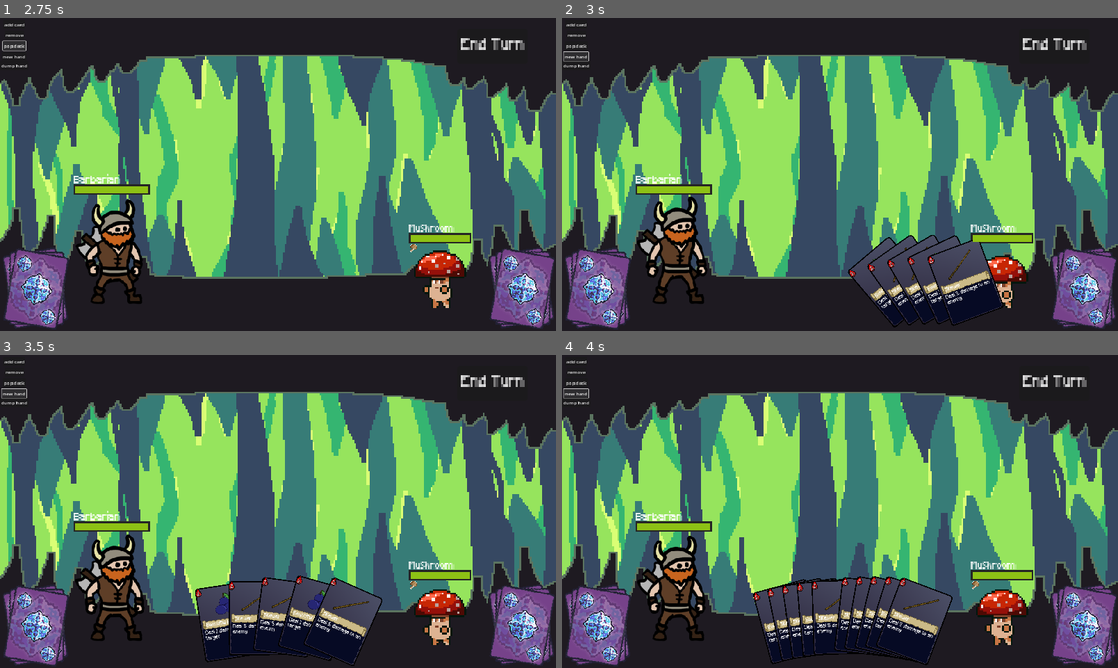
Above: before the commit, frames 1-4 (two rows, left to right).
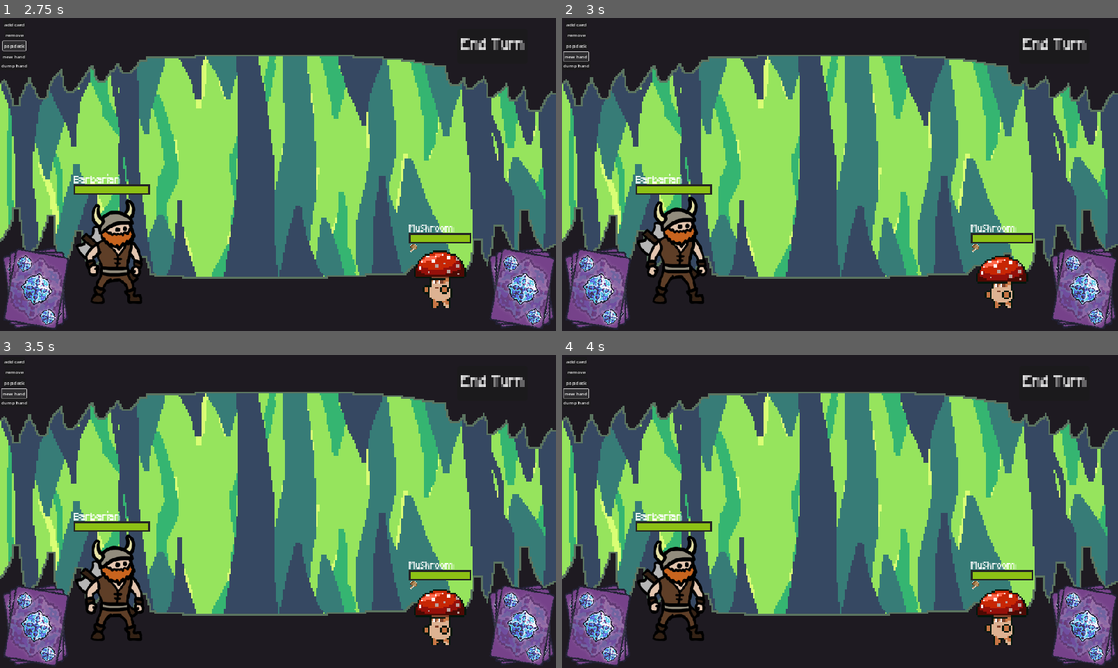
Above: after the commit, the same moments.

Repository: Excellund/DungeonsForDinner
Game: Godot game, scene res://scenes/main_menu.tscn
Two runs of this game, one before a commit and one after it. Both use one fixed random seed, a clock stepped at 60 frames per second and the inputs below.
Inputs:
- Up to frame 1 (2.75 s): click "Expedition" at 0.5 s; click "add card" at 1.25 s; click "pop deck" at 2 s
- Up to frame 2 (3 s): click "new hand" at 2.75 s
- Up to frame 3 (3.5 s): no input
- Up to frame 4 (4 s): click "new hand" at 3.5 s

Frame 1 is identical in both runs. In frame 2, 3.7% of the frame differs, in the area x 51-80%, y 69-99%; in frame 3, 3.7%; in frame 4, 4.2%, in the area x 34-71%, y 70-100%.
Error after the commit: Parse Error: Function "initialize_deck()" is a coroutine, so it must be called with "await". (res://scripts/CardManager.gd:96)

Commit message:
Added end of encounter rewards

Diff:
--- a/scenes/game.tscn
+++ b/scenes/game.tscn
@@ -1,7 +1,8 @@
-[gd_scene load_steps=7 format=3 uid="uid://ec3qd12oua7e"]
+[gd_scene load_steps=8 format=3 uid="uid://ec3qd12oua7e"]
 
 [ext_resource type="PackedScene" uid="uid://bdc1u3sbd01uv" path="res://scenes/player.tscn" id="1_5bd40"]
 [ext_resource type="Script" path="res://scripts/managers/GameManager.gd" id="1_sdyc4"]
+[ext_resource type="PackedScene" uid="uid://cb65obavqu03x" path="res://scenes/reward_screen.tscn" id="2_0vsnf"]
 [ext_resource type="PackedScene" uid="uid://py1g2yjp0m27" path="res://scenes/pause_menu.tscn" id="2_b1o27"]
 [ext_resource type="Texture2D" uid="uid://chqpq40r8y643" path="res://assets/underworld.png" id="2_sxpan"]
 [ext_resource type="PackedScene" uid="uid://d0n583wftgd7a" path="res://scenes/end_turn.tscn" id="5_d12c0"]
@@ -12,6 +13,9 @@
 player = NodePath("Player")
 end_turn_button = NodePath("End Turn")
 timer = NodePath("Timer")
+
+[node name="RewardScreen" parent="." instance=ExtResource("2_0vsnf")]
+visible = false
 
 [node name="Pause Menu" parent="." instance=ExtResource("2_b1o27")]
 top_level = true
--- /dev/null
+++ b/scenes/reward_screen.tscn
@@ -0,0 +1,100 @@
+[gd_scene load_steps=6 format=3 uid="uid://cb65obavqu03x"]
+
+[ext_resource type="Script" path="res://scripts/RewardScreen.gd" id="1_bmnbu"]
+[ext_resource type="PackedScene" uid="uid://dut3eu6qebkab" path="res://scenes/card.tscn" id="1_qmhyb"]
+[ext_resource type="Resource" uid="uid://blaadinjv8fqm" path="res://resources/Cards/skewer_card.tres" id="2_pca35"]
+[ext_resource type="Resource" uid="uid://ce4qmuel6eel6" path="res://resources/Cards/bountiful_berry_card.tres" id="3_bhnjq"]
+
+[sub_resource type="StyleBoxFlat" id="StyleBoxFlat_sm4ev"]
+bg_color = Color(0.114897, 0.114897, 0.114897, 1)
+corner_radius_top_left = 5
+corner_radius_top_right = 5
+corner_radius_bottom_right = 5
+corner_radius_bottom_left = 5
+
+[node name="RewardScreen" type="CanvasLayer" node_paths=PackedStringArray("left_card", "mid_card", "right_card")]
+process_mode = 3
+follow_viewport_enabled = true
+script = ExtResource("1_bmnbu")
+low_tier_rewards = Array[Resource("res://resources/Cards/CardData.gd")]([ExtResource("2_pca35"), ExtResource("3_bhnjq"), ExtResource("3_bhnjq")])
+left_card = NodePath("PanelContainer/HBoxContainer/LeftButton/LeftCard")
+mid_card = NodePath("PanelContainer/HBoxContainer/MidButton/MidCard")
+right_card = NodePath("PanelContainer/HBoxContainer/RightButton/RightCard")
+
+[node name="ColorRect" type="ColorRect" parent="."]
+anchors_preset = 15
+anchor_right = 1.0
+anchor_bottom = 1.0
+grow_horizontal = 2
+grow_vertical = 2
+color = Color(0, 0, 0, 0.2)
+
+[node name="PanelContainer" type="PanelContainer" parent="."]
+anchors_preset = 8
+anchor_left = 0.5
+anchor_top = 0.5
+anchor_right = 0.5
+anchor_bottom = 0.5
+offset_left = -553.0
+offset_top = -258.0
+offset_right = 581.0
+offset_bottom = 154.0
+grow_horizontal = 2
+grow_vertical = 2
+theme_override_styles/panel = SubResource("StyleBoxFlat_sm4ev")
+
+[node name="Label" type="Label" parent="PanelContainer"]
+layout_mode = 2
+size_flags_horizontal = 4
+size_flags_vertical = 8
+theme_override_font_sizes/font_size = 30
+text = "Pick a Card"
+horizontal_alignment = 1
+
+[node name="HBoxContainer" type="HBoxContainer" parent="PanelContainer"]
+layout_mode = 2
+theme_override_constants/separation = 150
+alignment = 1
+metadata/_edit_use_anchors_ = true
+
+[node name="LeftButton" type="Button" parent="PanelContainer/HBoxContainer"]
+custom_minimum_size = Vector2(192, 256)
+layout_mode = 2
+size_flags_horizontal = 4
+size_flags_vertical = 4
+flat = true
+
+[node name="LeftCard" parent="PanelContainer/HBoxContainer/LeftButton" instance=ExtResource("1_qmhyb")]
+offset_right = 192.0
+offset_bottom = 256.0
+mouse_filter = 1
+
+[node name="MidButton" type="Button" parent="PanelContainer/HBoxContainer"]
+custom_minimum_size = Vector2(192, 256)
+layout_mode = 2
+size_flags_horizontal = 4
+size_flags_vertical = 4
+flat = true
+
+[node name="MidCard" parent="PanelContainer/HBoxContainer/MidButton" instance=ExtResource("1_qmhyb")]
+layout_mode = 0
+offset_right = 192.0
+offset_bottom = 256.0
+mouse_filter = 1
+
+[node name="RightButton" type="Button" parent="PanelContainer/HBoxContainer"]
+custom_minimum_size = Vector2(192, 256)
+layout_mode = 2
+size_flags_horizontal = 4
+size_flags_vertical = 4
+flat = true
+
+[node name="RightCard" parent="PanelContainer/HBoxContainer/RightButton" instance=ExtResource("1_qmhyb")]
+layout_mode = 0
+offset_right = 192.0
+offset_bottom = 256.0
+mouse_filter = 1
+
+[connection signal="pressed" from="PanelContainer/HBoxContainer/LeftButton" to="." method="_on_left_button_pressed"]
+[connection signal="pressed" from="PanelContainer/HBoxContainer/MidButton" to="." method="_on_mid_button_pressed"]
+[connection signal="pressed" from="PanelContainer/HBoxContainer/RightButton" to="." method="_on_right_button_pressed"]
--- a/scripts/CardManager.gd
+++ b/scripts/CardManager.gd
@@ -3,6 +3,7 @@
 @export var deck: CardPile
 @export var hand: Hand
 @export var discard: CardPile
+@export var card_scene: PackedScene
 @export var persistent_deck: StartingDeck
 @export var starting_hand_size: int
 
@@ -12,13 +13,14 @@
 	SignalBus.end_of_turn.connect(_on_turn_end)
 	SignalBus.end_of_encounter.connect(_on_end_of_encounter)
 	SignalBus.card_effect_resolved.connect(_on_card_effect_resolved)
+	SignalBus.request_add_card_to_perm_deck.connect(_on_request_add_card_to_perm_deck)
 
 #TODO bug when deck and discard are both empty
 func _on_start_of_encounter():
 	deck.suffle_pile()
 
 
-func _on_end_of_encounter():
+func _on_end_of_encounter(_encounter):
 	#depending on order also need to move cards from hand to discard
 	_refresh_draw_pile()
 
@@ -85,11 +87,15 @@
 		card.queue_free()
 
 
+func _on_request_add_card_to_perm_deck(data: CardData):
+	var new_card = card_scene.instantiate()
+	new_card.set_card_data(data)
+	persistent_deck.true_deck.append(new_card)
+
 func _on_pop_deck_pressed():
-	var new_deck = await persistent_deck.initialize_deck()
+	var new_deck = persistent_deck.initialize_deck().duplicate()
 	deck.deck = new_deck
 	deck.suffle_pile()
-
 
 
 func _on_new_hand_pressed():
--- a/scripts/Encounter.gd
+++ b/scripts/Encounter.gd
@@ -4,6 +4,7 @@
 
 var enemies: Array[PackedScene]
 var locations: Array[Vector2]
+var rewards: Array[CardData]
 
 func _init(enemies: Array[PackedScene], locations: Array[Vector2]):
 	self.enemies = enemies
--- /dev/null
+++ b/scripts/RewardScreen.gd
@@ -0,0 +1,58 @@
+extends CanvasLayer
+
+
+@export_group("base card rewards")
+@export var low_tier_rewards: Array[CardData]
+
+@export_group("cards")
+@export var left_card: Card
+@export var mid_card: Card
+@export var right_card: Card
+
+var is_card_selected = false
+
+
+func _ready():
+	SignalBus.end_of_encounter.connect(_on_end_of_encounter)
+
+
+func set_up_reward_screen(rewards: Array[CardData], reward_tier: int):
+	self.get_tree().paused = true
+	is_card_selected = false
+	var possible_rewards: Array[CardData] = rewards + low_tier_rewards
+	print(possible_rewards)
+	possible_rewards.shuffle()
+	self.left_card.set_card_data(possible_rewards[0])
+	self.mid_card.set_card_data(possible_rewards[1])
+	self.right_card.set_card_data(possible_rewards[2])
+	self.visible = true
+
+
+func _on_end_of_encounter(encounter: Encounter):
+	set_up_reward_screen(encounter.rewards, 1)
+
+
+func _on_left_button_pressed():
+	_select_card(left_card)
+
+
+
+func _on_mid_button_pressed():
+	_select_card(mid_card)
+
+
+
+func _on_right_button_pressed():
+	_select_card(right_card)
+
+
+func _select_card(selected_card: Card):
+	if not is_card_selected:
+		is_card_selected = true
+		SignalBus.request_add_card_to_perm_deck.emit(selected_card.card_data.duplicate())
+		var tween = selected_card.move_to_from_current(Vector2(1920,1080), PI/2)
+		tween.connect("finished", _on_tween_finished)
+
+func _on_tween_finished():
+	self.get_tree().paused = false
+	self.visible = false
--- a/scripts/SignalBus.gd
+++ b/scripts/SignalBus.gd
@@ -3,7 +3,7 @@
 # Encounter phases
 signal end_of_turn
 signal start_of_turn
-signal end_of_encounter
+signal end_of_encounter(encounter: Encounter)
 
 # User Actions
 signal entity_clicked(target: Entity)
@@ -20,6 +20,7 @@
 # Card Actions
 signal card_used(card: Card, target: Entity, is_attack_side: bool)
 signal card_effect_resolved(card: Card)
+signal request_add_card_to_perm_deck(card_data: CardData)
 
 # Actions
 signal nourishment_applied(reference: Character, nourishment: Nourishment)
--- a/scripts/encounters/GolemEncounter.gd
+++ b/scripts/encounters/GolemEncounter.gd
@@ -9,3 +9,5 @@
 
 func _init():
 	super._init([GOLEM], [Vector2(X, Y)])
+	self.rewards = [load("res://resources/Cards/rock_salt_hail_card.tres"),\
+					load("res://resources/Cards/rock_salt_spear_card.tres")]
--- a/scripts/managers/GameManager.gd
+++ b/scripts/managers/GameManager.gd
@@ -38,8 +38,8 @@
 		if not enemy.character.is_dead:
 			return
 
-	SignalBus.end_of_encounter.emit()
-	next_encounter()
+	SignalBus.end_of_encounter.emit(encounter)
+	#next_encounter()
 
 func _on_end_turn_button_pressed():
 	TurnManager.change_turn()
